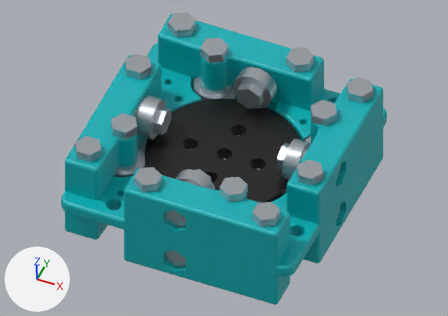
The Blender file parts/oobb_part_turret_7_width_7_height_6_depth_3_turret_diameter_606_bearing_4_number_of_guides/assembly/render/assembly.blend: old version first, new version second.
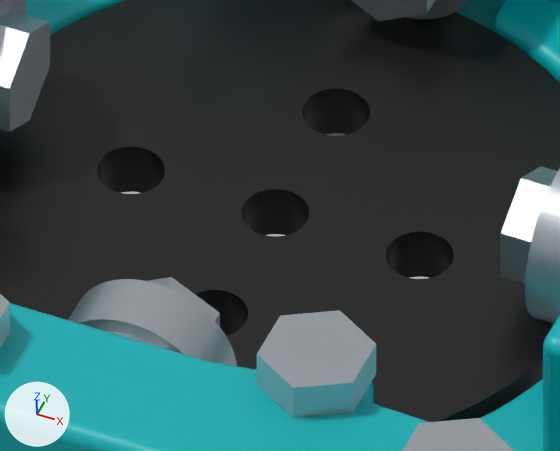
Old and new are each drawn from the file's camera 'Orthographic camera' and again close up on the part from 36% to 65% of the width and 33% to 66% of the height. Lighting does not change. The marker at lower left points along +X, +Y and +Z. The first two pictures are the older version.

Objects in the first close-up: 'bearing 0', 'bearing 2', 'face_bolt 0', 'face_bolt 1', 'face_bolt 2', 'face_bolt 3', 'frame -1', 'joint_bolt 2.001', 'joint_bolt 2.002', 'rotor -1', 'upper 0', 'upper 2' and 4 more.
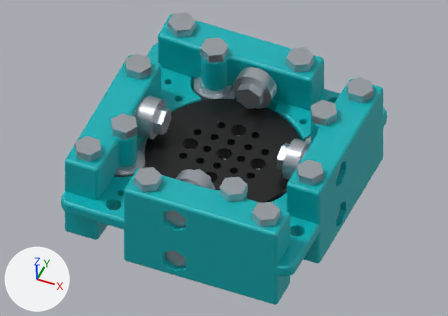
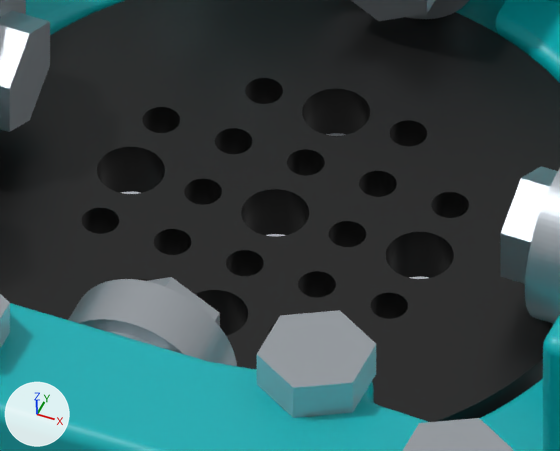
Where the change shows, as pixel boxes (x1, y1, x2, y2) in the close-ups (560 x 451 px):
part 1 of me_rotor, added (black): after (25, 0, 551, 369)

The change, as a diff of the scene's bpy script:
```diff
--- a/parts/oobb_part_turret_7_width_7_height_6_depth_3_turret_diameter_606_bearing_4_number_of_guides/assembly/render/assembly.blend.py
+++ b/parts/oobb_part_turret_7_width_7_height_6_depth_3_turret_diameter_606_bearing_4_number_of_guides/assembly/render/assembly.blend.py
@@ me_rotor @@
 # used by ob_rotor__1; location = (0.0, 0.0, 0.0); scale = (0.001, 0.001, 0.001)
-me_rotor.from_pydata(...)  # 1440 vertices, 2896 faces; spans x -32.5..32.5, y -32.5..32.5, z -3.0..3.0
+me_rotor.from_pydata(...)  # 4512 vertices, 9104 faces; spans x -32.5..32.5, y -32.5..32.5, z -3.0..3.0
+# me_rotor part 1: 3072 vertices added at x -16.8..16.8, y -16.8..16.8, z -3.0..3.0
 me_rotor.materials.append(mat_rotor)
```
